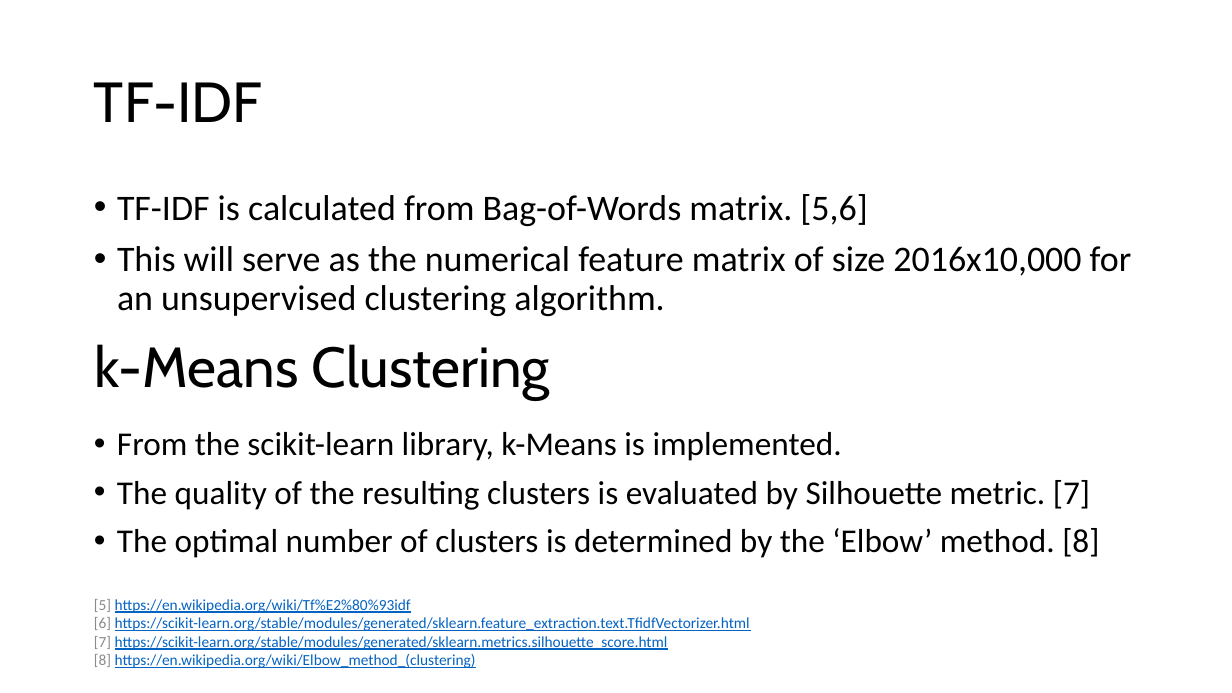
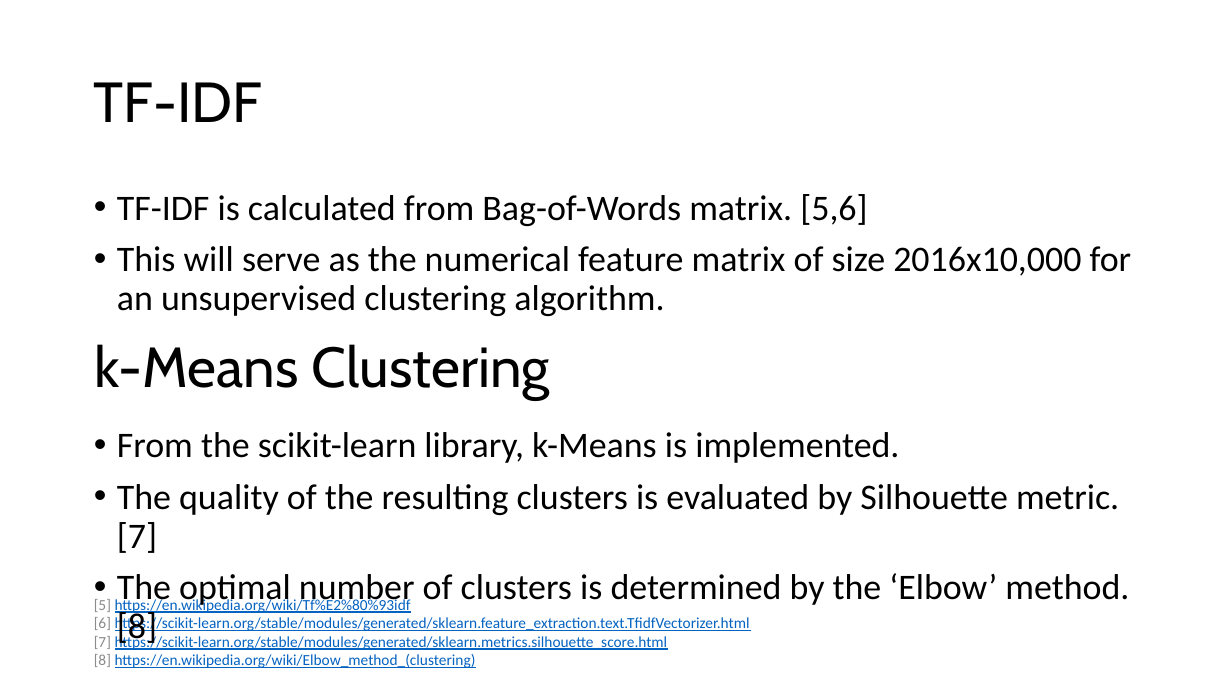
Before and after one commit to JVerma205/kindred_souls, a slide deck: slide 14 of airbnb_kindred_souls(1).pptx. Drawn at 1232x693 pixels with LibreOffice and Linux fonts; fonts in the diff are those of the drawing. Boxes give left, top, right and bottom in pixels: in the first picture for what was removed or moved away, otherwise in the second. Text is boxed around its words. In the diff, an @@ line names an element or a change of style, - is before the commit and + after.

```diff
--- a/airbnb_kindred_souls(1).pptx
+++ b/airbnb_kindred_souls(1).pptx
@@ text "From the scikit-learn library, k-Means ..." at [117,432,1129,647]: size 25.9 to 28 pt @@
@@ text "[5] https://en.wikipedia.org/wiki/Tf%E2%80%93idf" at [94,597,750,668]: text colour #8C8C8C to #8B8B8B in "[5]", "[6]", "[7]", "[8]" @@
```
Also in this commit, not shown: 8 other slides changed.
